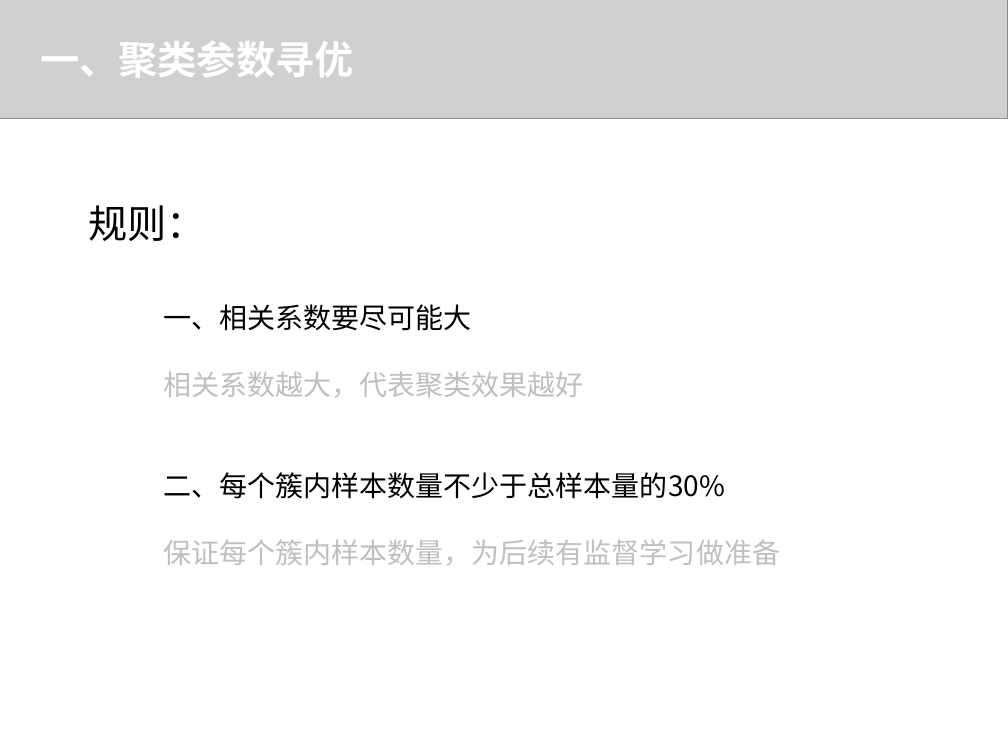
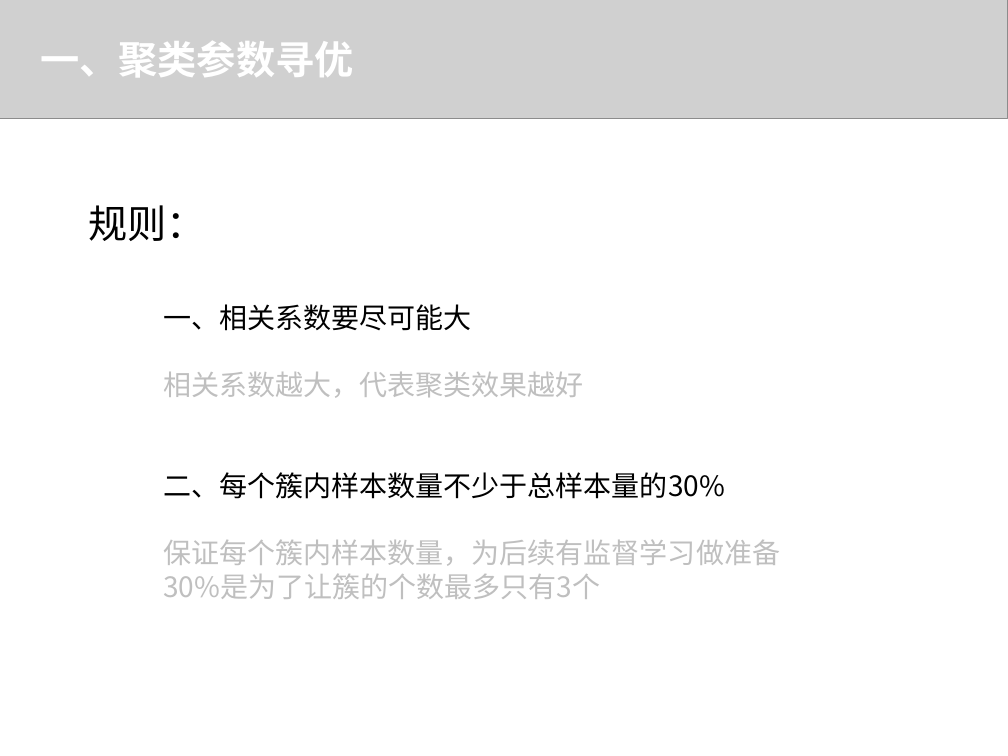
Before and after one commit to WJ-Lai/Code-of-Graduation-Design, a slide deck: slide 3 of 汇报_20180412_赖伟鉴.pptx. Drawn at 1008x756 pixels with LibreOffice and Linux fonts; fonts in the diff are those of the drawing; grey boxes stand for pictures. Boxes give left, top, right and bottom in pixels: in the first picture for what was removed or moved away, otherwise in the second. Text is boxed around its words. In the diff, an @@ line names an element or a change of style, - is before the commit and + after.

```diff
--- a/汇报_20180412_赖伟鉴.pptx
+++ b/汇报_20180412_赖伟鉴.pptx
@@ text at (x1=163, y1=574, x2=600, y2=599): paragraph added @@
+30%是为了让簇的个数最多只有3个
```
Also in this commit, not shown: 6 other slides changed, 18 other files.
